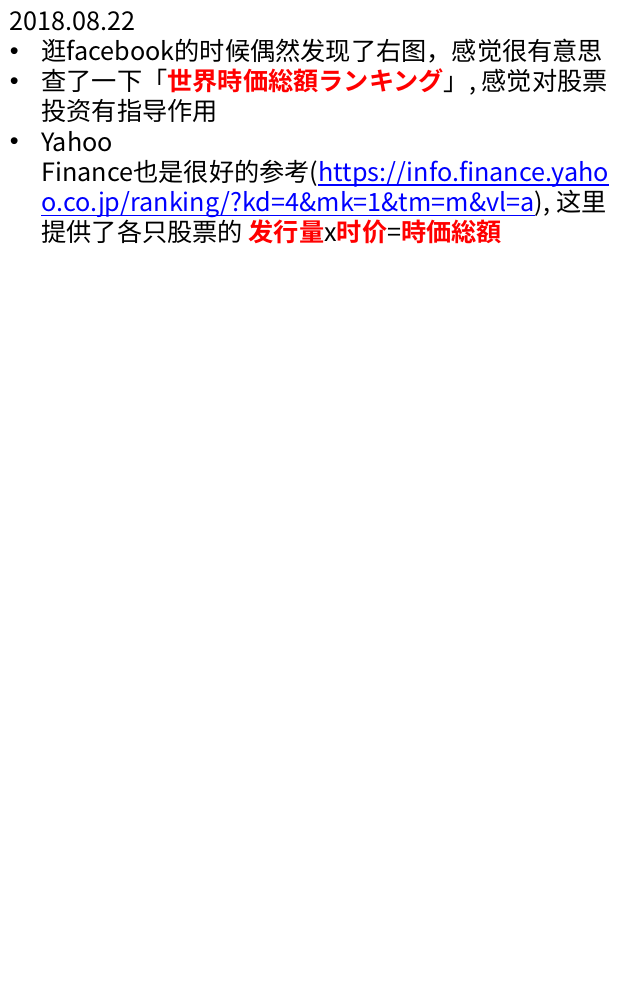
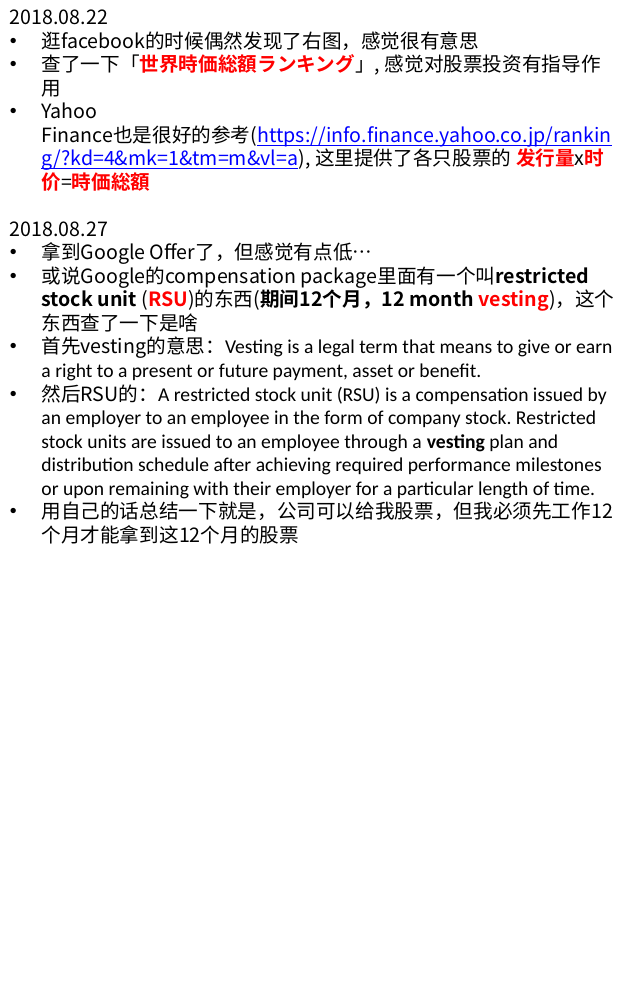
Before and after one commit to legend507/CommonSense, a slide deck: slide 2 of [BeAInvestor].pptx. Drawn at 630x1008 pixels with LibreOffice and Linux fonts; fonts in the diff are those of the drawing; background and template pictures are left out. Boxes give left, top, right and bottom in pixels: in the first picture for what was removed or moved away, otherwise in the second. Text is boxed around its words. In the diff, an @@ line names an element or a change of style, - is before the commit and + after.

Commit message:
add restricted stock unit knowledge
- investor
add RSU and vesting, a common term in salary packages

```diff
--- a/[BeAInvestor].pptx
+++ b/[BeAInvestor].pptx
@@ text at (10,9,611,191): size 18 to 14 pt in "2018.08.22", "逛facebook的时候偶然发现了右图，感觉很有意思", "查了一下「世界時価総額ランキング」, 感觉对股票投资有指导作用", "Yahoo Finance也是很好的参考(https://info.finance.yahoo.co.jp/rankin ..." @@
@@ text at (10,221,615,520): paragraphs added @@
+2018.08.27
+• 拿到Google Offer了，但感觉有点低…
+• 或说Google的compensation package里面有一个叫restricted stock unit (RSU)的东西(期间12个月，12 month vesting)，这个东西查了一下是啥
+• 首先vesting的意思：Vesting is a legal term that means to give or earn a right to a present or future payment, asset or benefit.
+• 然后RSU的：A restricted stock unit (RSU) is a compensation issued by an employer to an employee in the form of company stock. Restricted stock units are issued to an employee through a vesting plan and distribution schedule after achieving required performance milestones or upon remaining with their employer for a particular length of time.
+• 用自己的话总结一下就是，公司可以给我股票，但我必须先工作12个月才能拿到这12个月的股票
```
